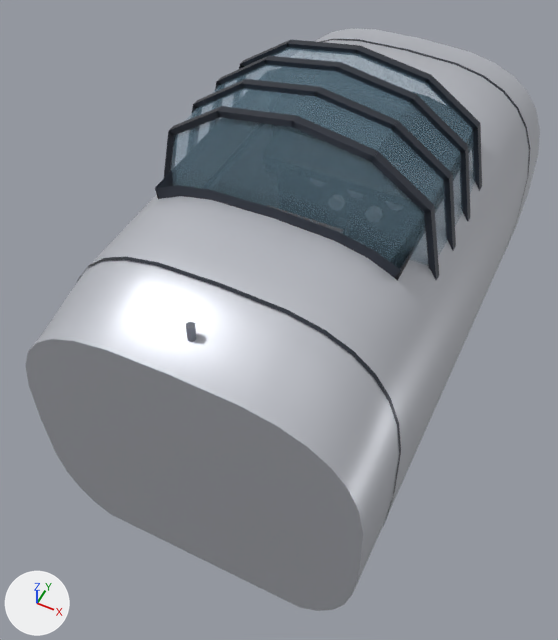
The glTF model models/cockpit_frame.glb as it was, and as the next commit left it.
Rendered twice from a 50 mm camera at (0.93, -2.26, 2.53) aimed at (-0.06, -0.27, 0.04). The lights are fixed; the arrows at lower left show +X, +Y and +Z. The picture after the commit comes second. Where no turn or scale is listed for an object, it has been applied to the vertices. Vertices at exactly the same position are counted once.

Script lines for the objects in view, before the commit:
```python
me_cockpit_frame = bpy.data.meshes.new('cockpit_frame')
me_cockpit_frame.from_pydata(...)  # 1425 vertices, 2610 faces; spans x -0.68..0.68, y -1.12..1.12, z -0.6..0.82
# faces by material slot: [1836, 200, 226, 48, 36, 12, 180, 72]
me_cockpit_frame.materials.append(mat_cockpit_body)  # light grey #c7c9d1
me_cockpit_frame.materials.append(mat_frame)  # greyish blue #424752
me_cockpit_frame.materials.append(mat_dark)  # black #17191f
me_cockpit_frame.materials.append(mat_seat)  # greyish blue #38404a
me_cockpit_frame.materials.append(mat_leather)  # brown #4a2e1f
me_cockpit_frame.materials.append(mat_dash)  # black #1f2126
me_cockpit_frame.materials.append(mat_gauge)  # pale blue #bdc7d1
me_cockpit_frame.materials.append(mat_metal)  # grey #8c919b
me_cockpit_frame_glas = bpy.data.meshes.new('cockpit_frame_Glas')
me_cockpit_frame_glas.from_pydata(...)  # 346 vertices, 516 faces; spans x -0.586..0.586, y -0.46..0.46, z 0.506..1.074
# faces by material slot: [60, 456]
me_cockpit_frame_glas.materials.append(mat_glass)  # blue #99bfd6
me_cockpit_frame_glas.materials.append(mat_frame)  # greyish blue #424752
ob_cockpit_frame = bpy.data.objects.new('cockpit_frame', me_cockpit_frame)
ob_cockpit_frame.location = (0.0, 0.0, 0.0)
ob_cockpit_frame_glas = bpy.data.objects.new('cockpit_frame_Glas', me_cockpit_frame_glas)
ob_cockpit_frame_glas.location = (0.0, 0.0, 0.0)
```
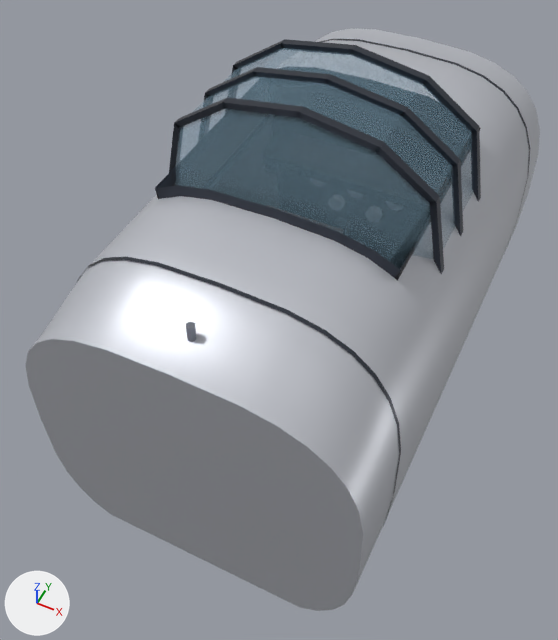
What differs and where, as boxes [x1, y1, x2, y2] in the pictures (558 x 640 px; the box of a moved part takes in the faces that stretch with it):
'cockpit_frame_Glas', reshaped
    before: [164, 39, 482, 280]
    after: [169, 39, 481, 274]
part 1 of me_cockpit_frame_glas, moved or reshaped
    before: [192, 105, 198, 113]
    after: [169, 123, 181, 173]
part 2 of me_cockpit_frame_glas, moved or reshaped
    before: [193, 79, 246, 108]
    after: [174, 98, 226, 128]
part 3 of me_cockpit_frame_glas, moved or reshaped
    before: [217, 106, 298, 127]
    after: [223, 97, 304, 118]
part 4 of me_cockpit_frame_glas, moved or reshaped
    before: [291, 116, 378, 162]
    after: [297, 106, 384, 152]
part 5 of me_cockpit_frame_glas, moved or reshaped
    before: [390, 120, 452, 182]
    after: [376, 141, 440, 205]
part 6 of me_cockpit_frame_glas, moved or reshaped
    before: [443, 174, 456, 251]
    after: [430, 197, 444, 274]
part 7 of me_cockpit_frame_glas, moved or reshaped
    before: [215, 81, 221, 90]
    after: [204, 94, 210, 100]
part 8 of me_cockpit_frame_glas, moved or reshaped
    before: [217, 56, 269, 85]
    after: [205, 67, 258, 96]
part 9 of me_cockpit_frame_glas, moved or reshaped
    before: [241, 79, 321, 96]
    after: [253, 67, 332, 84]
part 10 of me_cockpit_frame_glas, moved or reshaped
    before: [315, 87, 399, 131]
    after: [326, 74, 408, 116]
part 11 of me_cockpit_frame_glas, moved or reshaped
    before: [409, 94, 468, 153]
    after: [401, 107, 460, 167]
part 12 of me_cockpit_frame_glas, moved or reshaped
    before: [459, 147, 470, 222]
    after: [451, 159, 463, 237]
part 13 of me_cockpit_frame_glas, moved or reshaped
    before: [240, 40, 289, 67]
    after: [233, 40, 284, 69]
part 14 of me_cockpit_frame_glas, moved or reshaped
    before: [264, 56, 342, 72]
    after: [280, 39, 356, 54]
part 15 of me_cockpit_frame_glas, moved or reshaped
    before: [336, 62, 417, 103]
    after: [350, 45, 429, 85]
part 16 of me_cockpit_frame_glas, moved or reshaped
    before: [427, 75, 480, 131]
    after: [423, 76, 479, 132]
part 17 of me_cockpit_frame_glas, moved or reshaped
    before: [473, 125, 482, 191]
    after: [470, 128, 481, 202]
part 18 of me_cockpit_frame_glas, deleted
    before: [164, 39, 439, 280]
part 19 of me_cockpit_frame_glas, moved or reshaped
    before: [171, 47, 475, 265]
    after: [174, 48, 473, 259]

The change in detail:
me_cockpit_frame_glas is used by ob_cockpit_frame_glas; location (0.0, 0.0, 0.0).
me_cockpit_frame_glas had 346 vertices, 516 faces and spanned x -0.586..0.586, y -0.46..0.46, z 0.506..1.074.
me_cockpit_frame_glas now has 291 vertices, 432 faces and spans x -0.586..0.586, y -0.46..0.46, z 0.506..1.074.
me_cockpit_frame_glas part 1: the loose piece of 8 vertices spanning x -0.586..-0.483, y -0.107..-0.073, z 0.509..0.878 is moved by (0.0, -0.135, 0.0).
me_cockpit_frame_glas part 2: the loose piece of 8 vertices spanning x -0.507..-0.276, y -0.107..-0.073, z 0.858..1.028 is moved by (0.0, -0.135, 0.0).
me_cockpit_frame_glas part 3: the loose piece of 8 vertices spanning x -0.292..0.007, y -0.287..-0.253, z 0.994..1.065 is moved by (-0.001, 0.045, 0.009).
me_cockpit_frame_glas part 4: the loose piece of 8 vertices spanning x -0.007..0.292, y -0.287..-0.253, z 0.994..1.065 is moved by (0.001, 0.045, 0.009).
me_cockpit_frame_glas part 5: the loose piece of 8 vertices spanning x 0.276..0.507, y -0.107..-0.073, z 0.858..1.028 is moved by (0.0, -0.135, 0.0).
me_cockpit_frame_glas part 6: the loose piece of 8 vertices spanning x 0.483..0.586, y -0.107..-0.073, z 0.509..0.878 is moved by (0.0, -0.135, 0.0).
me_cockpit_frame_glas part 7: the loose piece of 8 vertices spanning x -0.586..-0.483, y 0.073..0.107, z 0.509..0.878 is moved by (0.0, -0.09, 0.0).
me_cockpit_frame_glas part 8: the loose piece of 8 vertices spanning x -0.507..-0.276, y 0.073..0.107, z 0.858..1.028 is moved by (0.0, -0.09, 0.0).
me_cockpit_frame_glas part 9: the loose piece of 8 vertices spanning x -0.293..0.007, y -0.107..-0.073, z 1.003..1.074 is moved by (0.0, 0.09, 0.0).
me_cockpit_frame_glas part 10: the loose piece of 8 vertices spanning x -0.007..0.293, y -0.107..-0.073, z 1.003..1.074 is moved by (0.0, 0.09, 0.0).
me_cockpit_frame_glas part 11: the loose piece of 8 vertices spanning x 0.276..0.507, y 0.073..0.107, z 0.858..1.028 is moved by (0.0, -0.09, 0.0).
me_cockpit_frame_glas part 12: the loose piece of 8 vertices spanning x 0.483..0.586, y 0.073..0.107, z 0.509..0.878 is moved by (0.0, -0.09, 0.0).
me_cockpit_frame_glas part 13: the loose piece of 8 vertices spanning x -0.5..-0.272, y 0.253..0.287, z 0.843..1.006 is scaled about its middle by (1.01, 1, 1.04), then moved by (-0.005, -0.045, 0.018).
me_cockpit_frame_glas part 14: the loose piece of 8 vertices spanning x -0.293..0.007, y 0.073..0.107, z 1.003..1.074 is moved by (0.0, 0.135, 0.0).
me_cockpit_frame_glas part 15: the loose piece of 8 vertices spanning x -0.007..0.293, y 0.073..0.107, z 1.003..1.074 is moved by (0.0, 0.135, 0.0).
me_cockpit_frame_glas part 16: the loose piece of 8 vertices spanning x 0.272..0.5, y 0.253..0.287, z 0.843..1.006 is scaled about its middle by (1.01, 1, 1.04), then moved by (0.005, -0.045, 0.018).
me_cockpit_frame_glas part 17: the loose piece of 8 vertices spanning x 0.477..0.578, y 0.253..0.287, z 0.508..0.863 is scaled about its middle by (1.01, 1, 1.04), then moved by (0.007, -0.045, 0.008).
me_cockpit_frame_glas part 18: 6 loose pieces with 48 vertices, spanning x -0.583..0.583, y -0.287..0.287, z 0.508..1.051, are deleted.
me_cockpit_frame_glas part 19: 14 vertices moved from x -0.564..0.564, y -0.27..0.27, z 0.516..1.047 to x -0.567..0.567, y -0.225..0.225, z 0.516..1.056; 14 vertices removed from x -0.567..0.567, y -0.09..0.09, z 0.516..1.056; 7 vertices added at x -0.567..0.567, y 0.0, z 0.516..1.056.
Other edits to the shape of me_cockpit_frame_glas do not show in these pictures.
